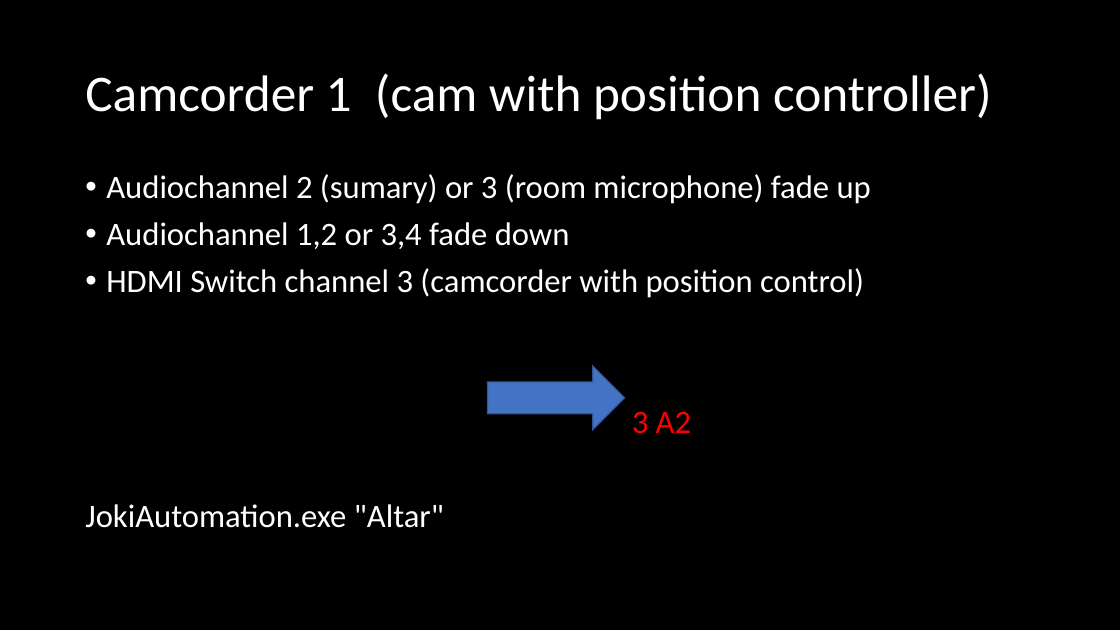
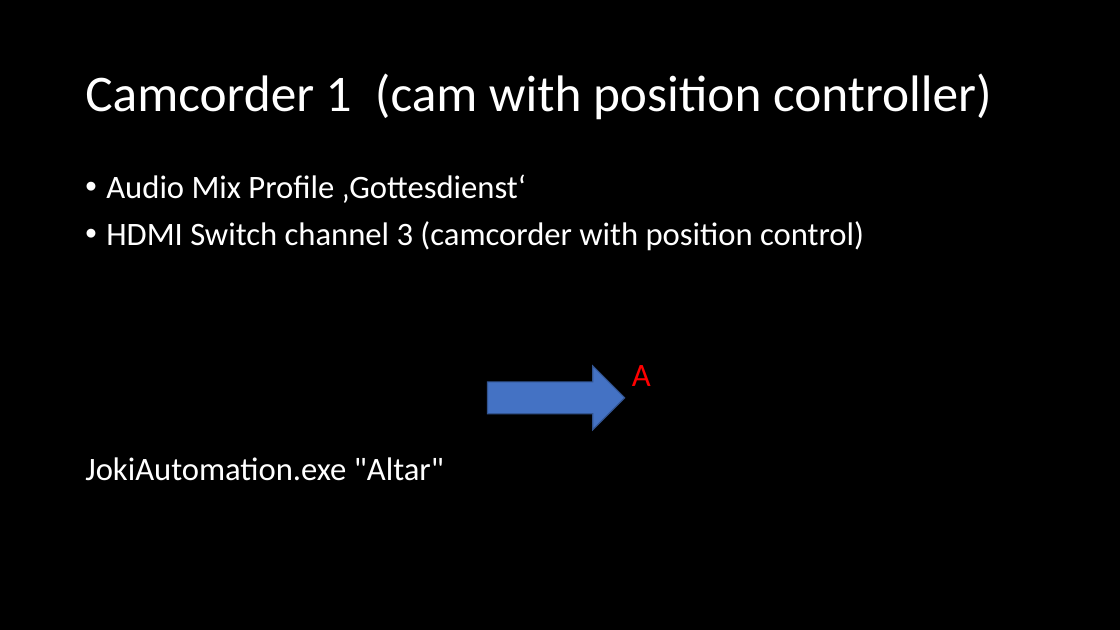
Before and after one commit to Geierwally-xD/JokiAutomation, a slide deck: slide 5 of docu/JoKiAutomationTemplate.pptx. Drawn at 1120x630 pixels with LibreOffice and Linux fonts; fonts in the diff are those of the drawing. Boxes give left, top, right and bottom in pixels: in the first picture for what was removed or moved away, otherwise in the second. Text is boxed around its words. In the diff, an @@ line names an element or a change of style, - is before the commit and + after.

Commit message:
Version V1001 overworked audio control, backup recorder included

```diff
--- a/docu/JoKiAutomationTemplate.pptx
+++ b/docu/JoKiAutomationTemplate.pptx
@@ text at box(106, 174, 526, 203): text changed @@
-• Audiochannel 2 (sumary) or 3 (room microphone) fade up
-• Audiochannel 1,2 or 3,4 fade down
+• Audio Mix Profile ‚Gottesdienst‘
@@ text at box(632, 365, 651, 386): text changed @@
-3 A2
+A
```
Also in this commit, not shown: 10 other slides changed, 1 slide added, 3 slides removed, 10 other files.
